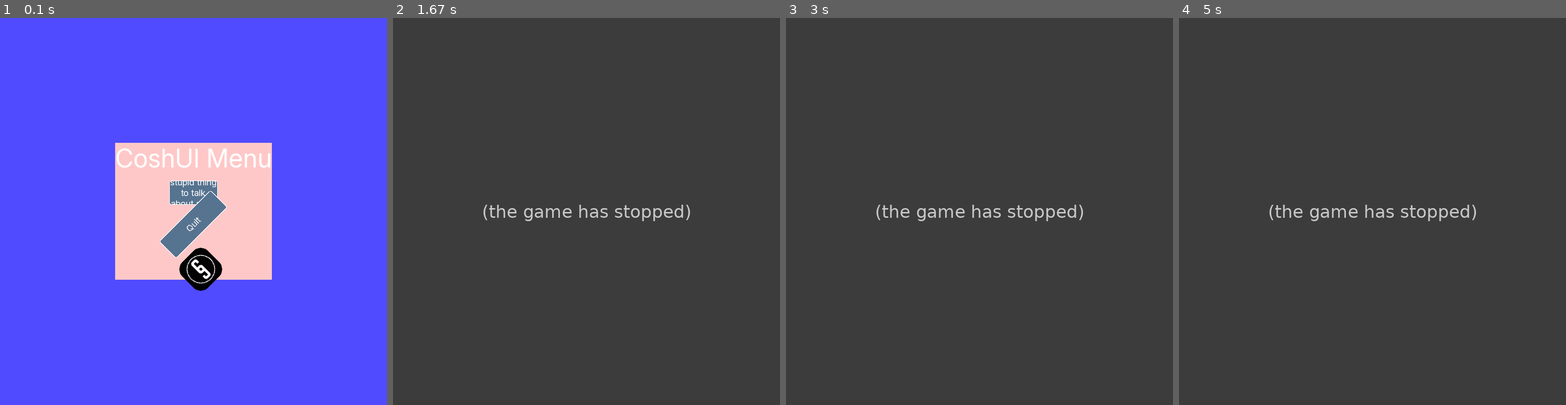
Above: before the commit, frames 1-4 (left to right).
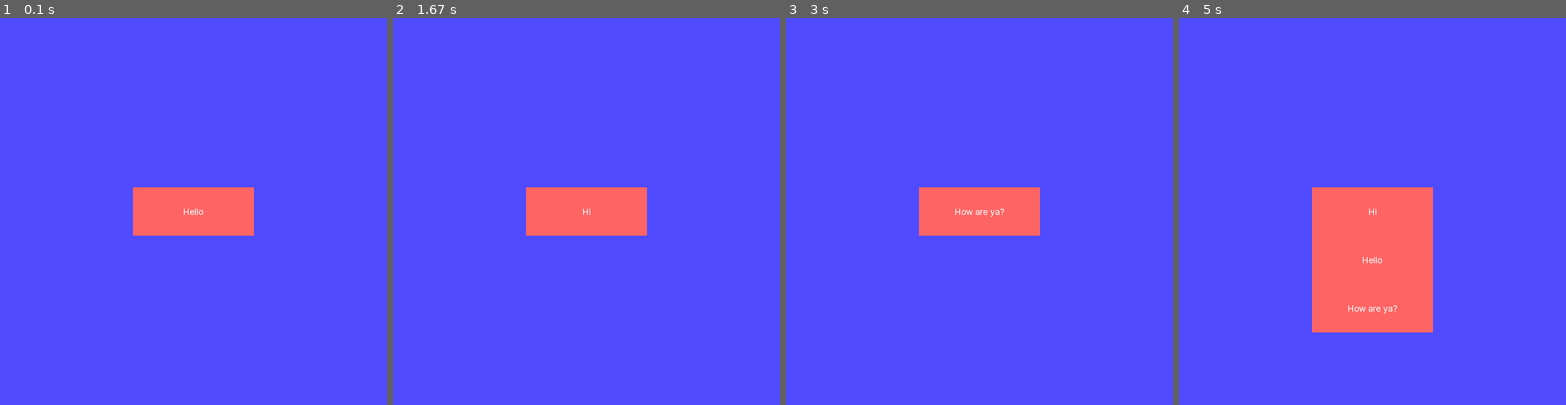
Above: after the commit, the same moments.

Repository: JyleFV/CoshUI
Game: pygame game, started from examples/example_pygame.py
Two runs of this game, one before a commit and one after it. Both use one fixed random seed, a clock stepped at 60 frames per second and the inputs below.
Inputs (mouse positions are in pixels of both pictures, inside the frame that each line leads up to):
- Up to frame 1 (0.1 s): no input
- Up to frame 2 (1.67 s): click (586, 211) at 0.38 s; click (625, 296) at 0.72 s; click "How are ya?" at 1.05 s; click (567, 312) at 1.38 s
- Up to frame 3 (3 s): click "Hi" at 1.72 s; click "How are ya?" at 2.05 s
- Up to frame 4 (5 s): click (1387, 196) at 3.75 s; click (1314, 323) at 4.28 s; click (1333, 196) at 4.95 s

The runs differ from the first frame. In frame 1, 14% of the frame differs, in the area x 29-71%, y 32-71%; in frame 2, 100%, in the area x 0-100%, y 0-100%; in frame 3, 100%; in frame 4, 100%.
Before the commit the program exited at 0.4 s; later frames show no game.

Commit message:
Implemented dropdown [VERSION 0.2.4 COMPLETED]

Diff:
--- a/examples/example_pygame.py
+++ b/examples/example_pygame.py
@@ -25,10 +25,11 @@
         with cui.CoshUIRenderer(cui.PygameBackend(screen)):
             with cui.Container(id="container_1", width=cui.FILL, height=cui.FILL, style=cui.CoshStyling(background_color=(80, 75, 255)), align=cui.ALIGN_CENTER, justify=cui.JUSTIFY_CENTER):
                 with cui.Container(id="main_container", direction=cui.COLUMN, align=cui.ALIGN_CENTER, justify=cui.JUSTIFY_CENTER, gap=15, style=cui.CoshStyling(background_color=(255, 200, 200))):
-                    cui.Label(id="main_label", text="CoshUI Menu", font_size=52)
-                    cui.Button(id="settings_button", text="Settings is a stupid thing to talk about and I don't like it", text_overflow=cui.TEXT_WRAP, height=50, text_justify=cui.TEXT_JUSTIFY_CENTER)
-                    cui.Button(id="quit_button", text="Quit", height=50, width=150, style=cui.CoshStyling(transform_rotation=45.0))
-                    cui.Image(id="test_image", src="assets/image.png", width=75, height=75, style=cui.CoshStyling(transform_rotation=45.0))
+                    # cui.Label(id="main_label", text="CoshUI Menu", font_size=52)
+                    # cui.Button(id="settings_button", text="Settings is a stupid thing to talk about and I don't like it", text_overflow=cui.TEXT_WRAP, height=50, text_justify=cui.TEXT_JUSTIFY_CENTER)
+                    # cui.Button(id="quit_button", text="Quit", height=50, width=150, style=cui.CoshStyling(transform_rotation=45.0))
+                    # cui.Image(id="test_image", src="assets/image.png", width=75, height=75, style=cui.CoshStyling(transform_rotation=45.0))
+                    cui.Dropdown(id="dropdown_test", item_list=["Hello", "Hi", "How are ya?"], width=250, height=100, style=cui.CoshStyling(background_color=(255, 100, 100)))
 
         if cui.get_signal("settings_button", cui.CLICKED):
             cui.animate("scale", "main_label", 1.2, 0.25, "ease_in")
--- a/pyproject.toml
+++ b/pyproject.toml
@@ -4,7 +4,7 @@
 
 [project]
 name = "coshui"
-version = "0.2.3"
+version = "0.2.4"
 authors = [{name = "Jyle Frazier Villareal", email = "jylefraziervillareal@gmail.com"}]
 description = "A Python-first — Declarative-Mode — Backend-Agnostic — UI Library"
 readme = "README.md"
@@ -29,6 +29,7 @@
 coshui = ["assets/fonts/*.ttf"]
 
 [project.urls]
-Homepage = "https://github.com/JyleFV/CoshUI"
-Repository = "https://github.com/JyleFV/CoshUI"
+Homepage = "https://terrarizer03.github.io/coshui-docs/"
+Repository = "https://gitlab.com/JyleFV/CoshUI"
+Issues = "https://gitlab.com/JyleFV/CoshUI/-/issues"
 Documentation = "https://terrarizer03.github.io/coshui-docs"
--- a/src/coshui/__init__.py
+++ b/src/coshui/__init__.py
@@ -1,6 +1,6 @@
 from .core import CoshUIRenderer
 
-from .widgets import Container, Grid, Modal, Button, Label, InputField, Checkbox, Image, Slider
+from .widgets import Container, Grid, Modal, Button, Label, InputField, Checkbox, Image, Slider, Dropdown
 
 from .utility import Ref, set_default_font, add_class, add_font, get_signal, create_theme, set_theme
 
@@ -98,6 +98,7 @@
     "Checkbox",
     "Image",
     "Slider",
+    "Dropdown",
 
     # Backends
     "PygameBackend",
--- a/src/coshui/expanders.py
+++ b/src/coshui/expanders.py
@@ -1,10 +1,9 @@
 from .state import CoshUI
 from .input import CoshInput
-from .types import CoshPositioning, CoshStyling, CoshDirection, CoshMouseFilter, CoshAlign
+from .types import CoshPositioning, CoshStyling, CoshDirection, CoshMouseFilter, CoshAlign, CoshJustify, CoshSignals, CoshSizing
 from .pipeline import measure, finalize_defaults
 from ._defaults import ENGINE_DEFAULTS
-from .lifecycle import CoshLifecycle
-from .widgets import Container, Box
+from .widgets import Container, Label, Box
 
 def _expand_slider(node):
     saved_stack = CoshUI._stack.copy()
@@ -53,23 +52,115 @@
     CoshUI._stack = saved_stack
     return track
 
-# TODO: Too lazy to work on this right now so I'll leave a todo for now.
 def _expand_dropdown(node):
     saved_stack = CoshUI._stack.copy()
     CoshUI._stack.clear()
 
-    root = Container(id=f"{node.id}::root")
-
-    selector = Container(id=f"{node.id}::selector")
-
-    children = []
-    for i in range(len(node.list)):
-        item = Container(id=f"{node.id}::item_{i}")
-        children.append(item)
-
-    selector.children.extend(children)
-
+    open = CoshUI.get_state(node.id, "open") or False
+    selector_index = CoshUI.get_state(node.id, "selector_index") or node.selector_index
+
+    # Toggle open on selector click
+    if CoshUI._focused_id == f"{node.id}::selector" and CoshUI._get_signal(f"{node.id}::selector", CoshSignals.CLICKED):
+        open = not open
+        CoshUI.set_state(node.id, "open", open)
+
+    # Check if any item was clicked
+    for i in range(len(node.item_list)):
+        item_id = f"{node.id}::item_{i}"
+        if CoshUI._focused_id == item_id and CoshUI._get_signal(item_id, CoshSignals.CLICKED):
+            selector_index = i
+            CoshUI.set_state(node.id, "selector_index", selector_index)
+            CoshUI.set_state(node.id, "open", False)
+            open = False
+            if node.bind is not None:
+                node.bind.value = node.item_list[selector_index]
+
+    root = Container(
+        id=f"{node.id}::root",
+        direction=CoshDirection.COLUMN,
+        z_index=node.z_index,
+        width=node.width
+    )
+
+    selector = Container(
+        id=f"{node.id}::selector",
+        height=node.height,
+        width=node.width,
+        align=CoshAlign.CENTER,
+        justify=CoshJustify.CENTER,
+        style=CoshStyling(
+            background_color=node.style.background_color,
+            border_radius=node.style.border_radius,
+            border=node.style.border,
+            alpha=node.style.alpha
+        ),
+        z_index=node.z_index
+    )
+
+    selector_label = Label(
+        id=f"{node.id}::selector_label",
+        text=str(node.item_list[selector_index]),
+        font=node.font,
+        font_size=node.font_size,
+        text_color=node.text_color,
+        width=CoshSizing.AUTO,
+        height=CoshSizing.AUTO,
+        mouse_filter=CoshMouseFilter.PASS,
+        z_index=node.z_index
+    )
+
+    selector.children.append(selector_label)
     root.children.append(selector)
+
+    if open:
+        options = [(i, item) for i, item in enumerate(node.item_list) if i != selector_index]
+
+        selection = Container(
+            id=f"{node.id}::selection_box",
+            direction=CoshDirection.COLUMN,
+            width=node.width,
+            positioning=CoshPositioning.ABSOLUTE,
+            y=node.height if node.height else ENGINE_DEFAULTS["height"],
+            style=CoshStyling(
+                background_color=node.style.background_color,
+                border_radius=node.style.border_radius,
+                border=node.style.border,
+                alpha=node.style.alpha
+            ),
+            z_index=node.z_index + 1
+        )
+
+        for i, item in options:
+            item_container = Container(
+                id=f"{node.id}::item_{i}",
+                width=node.width,
+                height=node.height,
+                align=CoshAlign.CENTER,
+                justify=CoshJustify.CENTER,
+                style=CoshStyling(
+                    background_color=node.style.background_color,
+                    border_radius=node.style.border_radius,
+                    alpha=node.style.alpha
+                ),
+                z_index=node.z_index + 1
+            )
+
+            item_label = Label(
+                id=f"{node.id}::item_label_{i}",
+                text=str(item),
+                font=node.font,
+                font_size=node.font_size,
+                text_color=node.text_color,
+                width=CoshSizing.AUTO,
+                height=CoshSizing.AUTO,
+                mouse_filter=CoshMouseFilter.PASS,
+                z_index=node.z_index + 1
+            )
+
+            item_container.children.append(item_label)
+            selection.children.append(item_container)
+
+        root.children.append(selection)
 
     CoshUI._stack = saved_stack
     return root
--- a/src/coshui/widgets.py
+++ b/src/coshui/widgets.py
@@ -192,7 +192,28 @@
 
 @dataclass
 class Dropdown(TextNode):
-    pass
+    item_list : list | None = None
+    selector_index : int = 0
+    bind : Ref | None = None
+
+    def __post_init__(self):
+        if self.item_list is None:
+            raise CoshUIError("Widget `Dropdown` must have a valid `item_list`")
+
+        super().__post_init__()
+
+        stored_index = CoshUI.get_state(self.id, "selector_index")
+        if stored_index is not None:
+            self.selector_index = stored_index
+            if self.bind is not None:
+                self.bind.value = self.item_list[self.selector_index]
+        else:
+            CoshUI.set_state(self.id, "selector_index", self.selector_index)
+            if self.bind is not None:
+                self.bind.value = self.item_list[self.selector_index]
+
+    def get_render_data(self):
+        return None
 
 @dataclass
 class Slider(Element):
Not shown, changed: README.md
Not shown, changed: CONTRIBUTING.md
